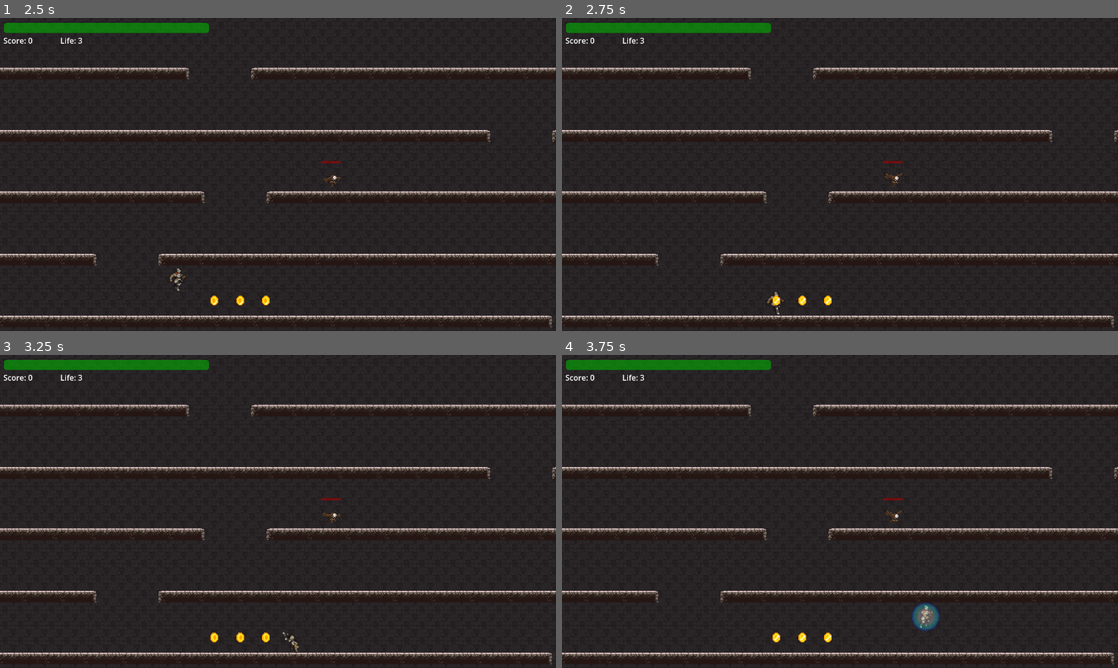
Above: before the commit, frames 1-4 (two rows, left to right).
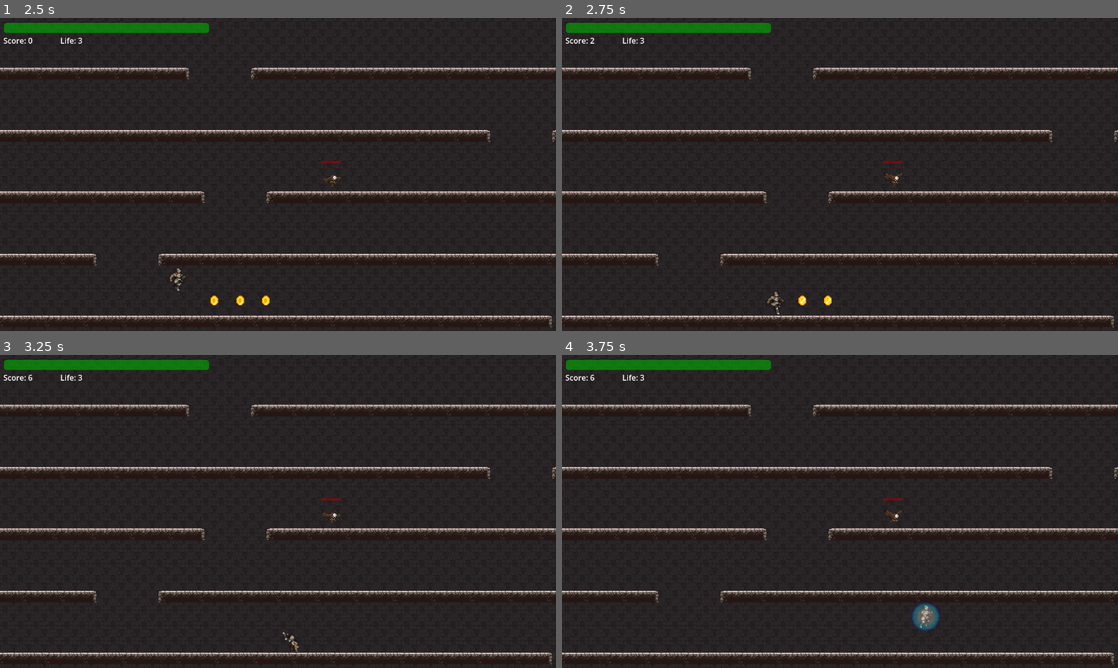
Above: after the commit, the same moments.

Repository: pengpa0012/godot-2d-jump-platformer
Game: Godot game, scene res://scene/start_screen.tscn
The game is run twice, just before and just after one commit, with the same random seed, the same clock (stepped at 60 frames per second) and the same inputs.
Inputs:
- Up to frame 1 (2.5 s): click "Start Game" at 0.5 s; tap Enter (ui_accept) at 1.25, 1.52, 2.27 s; hold Right (ui_right) from 1.28 s (still down); tap K (attack) at 1.35 s; tap Ctrl (crouch) at 2.1 s
- Up to frame 2 (2.75 s): keep holding Right (ui_right)
- Up to frame 3 (3.25 s): release Right (ui_right) at 2.78 s; hold Left (ui_left) from 2.78 s (still down); hold L (roll) from 2.78 s (still down)
- Up to frame 4 (3.75 s): tap Enter (ui_accept) at 3.5 s; release Left (ui_left) at 3.53 s; release L (roll) at 3.53 s; hold Right (ui_right) from 3.53 s (still down); tap E (shield) at 3.6 s

Frame 1 is identical in both runs. In frame 2, less than 0.1% of the frame differs, in the area x 5-40%, y 6-92%; in frame 3, 0.1%, in the area x 5-49%, y 6-92%; in frame 4, 0.1%.

Commit message:
added coin

Diff:
--- a/scene/rune.gd
+++ /dev/null
@@ -1,4 +0,0 @@
-extends AnimatedSprite2D
-
-func _process(delta):
-	self.play("coin")
--- a/scene/rune.tscn
+++ b/scene/rune.tscn
@@ -1,7 +1,9 @@
-[gd_scene load_steps=26 format=3 uid="uid://c6rgk0sn2waqm"]
+[gd_scene load_steps=27 format=3 uid="uid://c6rgk0sn2waqm"]
 
 [ext_resource type="Texture2D" uid="uid://cl0la72igc82h" path="res://assets/animated_items.png" id="1_4ejti"]
-[ext_resource type="Script" path="res://scene/rune.gd" id="2_ae2up"]
+[ext_resource type="Script" path="res://script/rune.gd" id="1_gxe72"]
+
+[sub_resource type="CircleShape2D" id="CircleShape2D_7qrrr"]
 
 [sub_resource type="AtlasTexture" id="AtlasTexture_irgw1"]
 atlas = ExtResource("1_4ejti")
@@ -175,9 +177,18 @@
 "speed": 10.0
 }]
 
-[node name="AnimatedSprite2D" type="AnimatedSprite2D"]
+[node name="Rune" type="Node2D"]
+script = ExtResource("1_gxe72")
+
+[node name="Area2D" type="Area2D" parent="."]
+
+[node name="CollisionShape2D" type="CollisionShape2D" parent="Area2D"]
+shape = SubResource("CircleShape2D_7qrrr")
+
+[node name="AnimatedSprite2D" type="AnimatedSprite2D" parent="."]
 sprite_frames = SubResource("SpriteFrames_lj2le")
 animation = &"coin"
 frame_progress = 0.100579
-script = ExtResource("2_ae2up")
 metadata/_edit_horizontal_guides_ = [-39.0]
+
+[connection signal="body_entered" from="Area2D" to="." method="_on_area_2d_body_entered"]
--- /dev/null
+++ b/script/rune.gd
@@ -0,0 +1,11 @@
+extends Node2D
+@onready var GLOBAL = get_node("/root/Global")
+
+func _process(delta):
+	$AnimatedSprite2D.play("coin")
+
+
+func _on_area_2d_body_entered(body):
+	if "Player" in body.name:
+		GLOBAL.SCORE += 2
+		self.queue_free()
